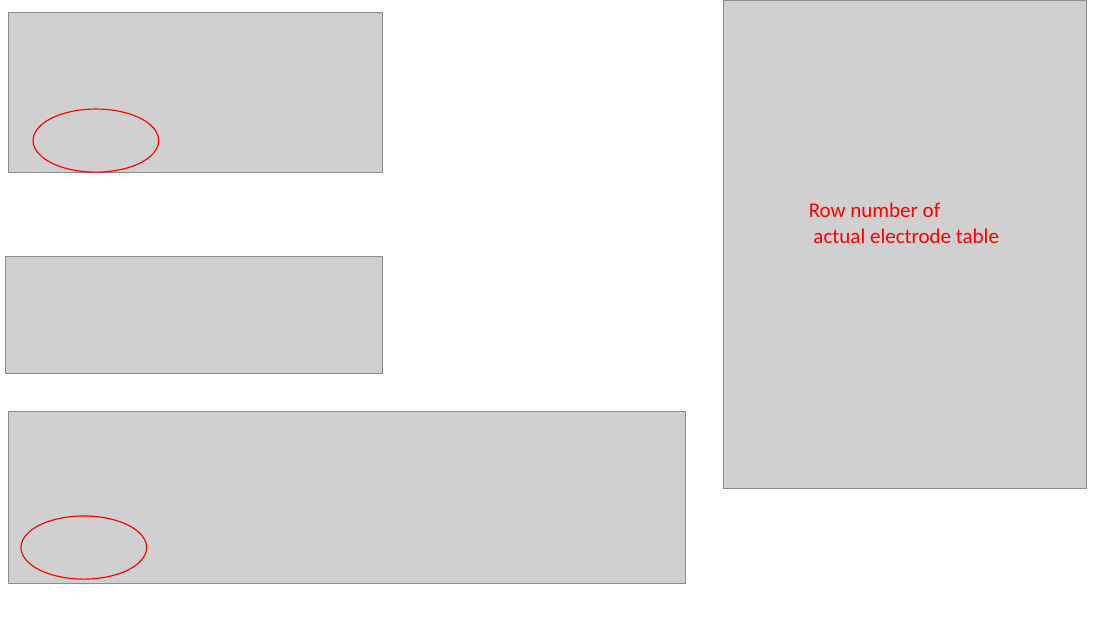
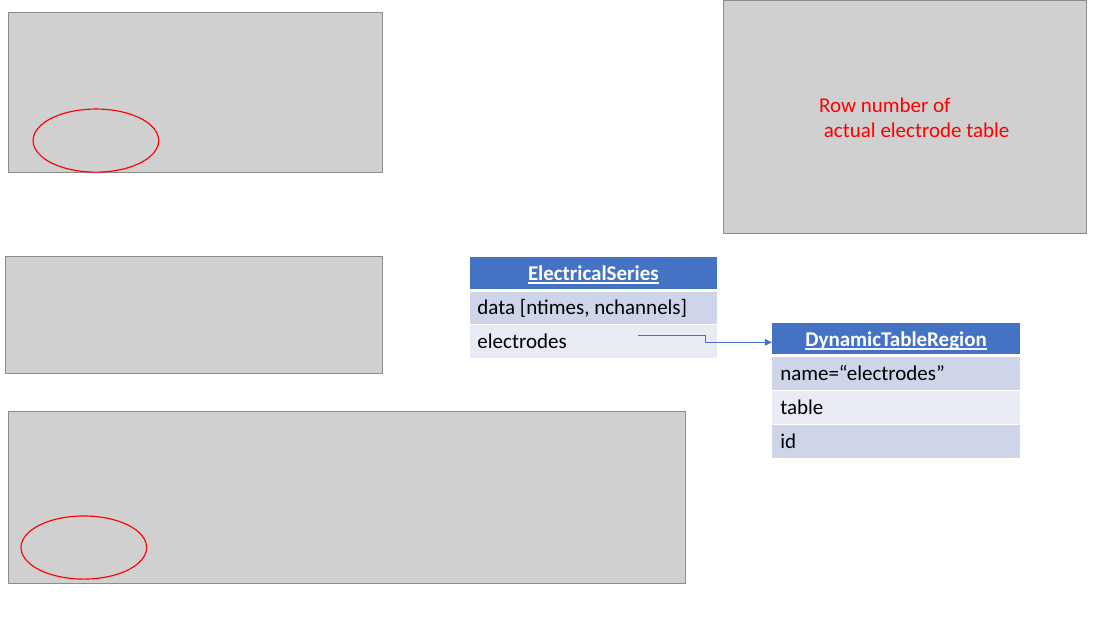
Before and after one commit to yangll0620/NMRCNWBStandardization, a slide deck: slide 10 of NWBUnderstanding.pptx (slide 9 before the commit). Drawn at 1120x630 pixels with LibreOffice and Linux fonts; fonts in the diff are those of the drawing; grey boxes stand for pictures. Boxes give left, top, right and bottom in pixels: in the first picture for what was removed or moved away, otherwise in the second. Text is boxed around its words. In the diff, an @@ line names an element or a change of style, - is before the commit and + after.

Commit message:
electrial series first dim should be time

```diff
--- a/NWBUnderstanding.pptx
+++ b/NWBUnderstanding.pptx
@@ picture: place and size @@
-picture at [724, 0, 1087, 488]
+picture at [724, 0, 1087, 234]
@@ text "Row number of": place and size @@
-text "Row number of" at [809, 202, 999, 243]
+text "Row number of" at [819, 97, 1009, 137]
@@ table added at [469, 256, 718, 359], 3 rows, 1 columns @@
+ElectricalSeries
+data [ntimes, nchannels]
+electrodes
@@ table added at [772, 323, 1021, 459], 4 rows, 1 columns @@
+DynamicTableRegion
+name=“electrodes”
+table
+id
@@ elbow arrow added from (639, 335) to (772, 343), #4472C4 0.5 pt @@
```
Also in this commit, not shown: 2 other slides changed, 2 slides added, 1 slide removed, 2 other files.
